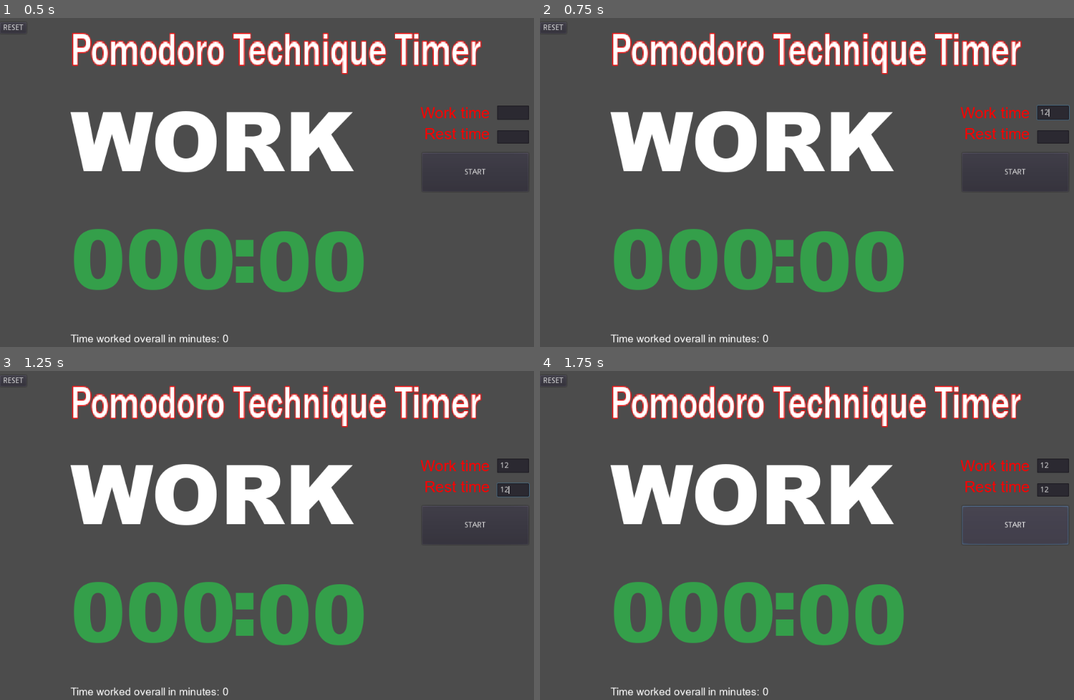
Above: before the commit, frames 1-4 (two rows, left to right).
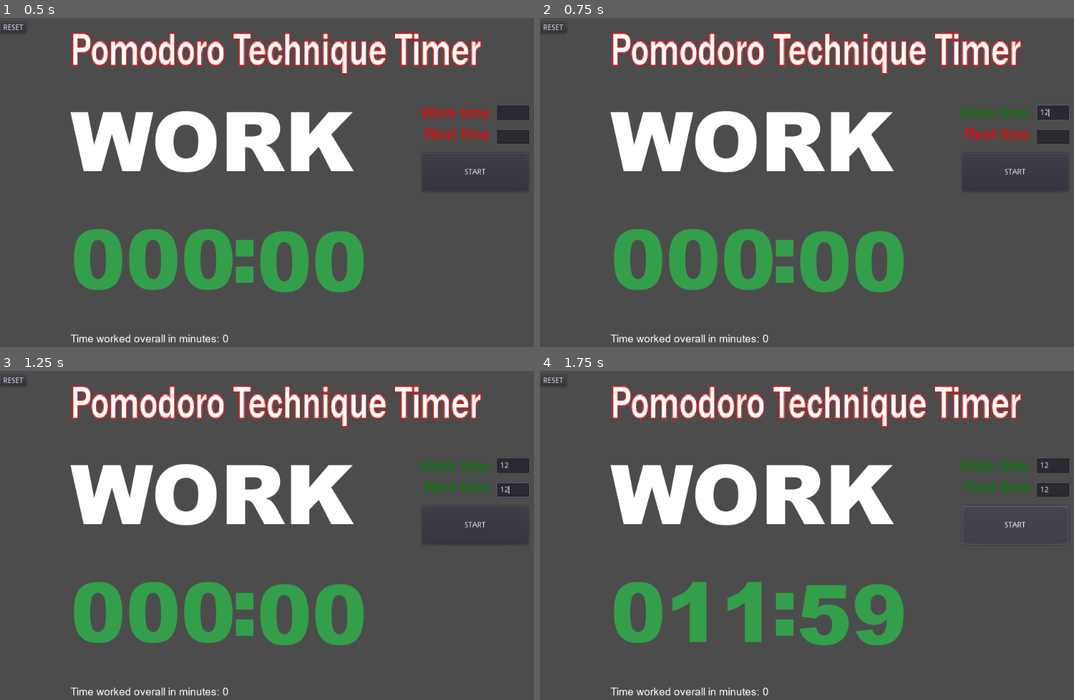
Above: after the commit, the same moments.

Repository: frumsrekovni/pomodoro_technique_timer
Game: Godot game, scene res://Pomodoro_Technique_Timer_Interface.tscn
The game is run twice, just before and just after one commit, with the same random seed, the same clock (stepped at 60 frames per second) and the same inputs.
Inputs (mouse positions are in pixels of both pictures, inside the frame that each line leads up to):
- Up to frame 1 (0.5 s): no input
- Up to frame 2 (0.75 s): click (1052, 113) at 0.52 s; type "12" at 0.6 s
- Up to frame 3 (1.25 s): click (512, 489) at 0.75 s; type "12" at 0.83 s
- Up to frame 4 (1.75 s): click "START" at 1.25 s

Frame 1 is identical in both runs. In frame 2, 0.2% of the frame differs, in the area x 78-92%, y 27-31%; in frame 3, 0.4%; in frame 4, 3.0%, in the area x 24-92%, y 27-84%.

Commit message:
inputbuffer checks valid numbers and start button is more logical

Diff:
--- a/Pomodoro_Technique_Timer_Interface.gd
+++ b/Pomodoro_Technique_Timer_Interface.gd
@@ -68,6 +68,10 @@
 
 
 func _on_Button_pressed() -> void:
+	work_time_minutes_in_seconds = int($work_time_input_buffer.text)*60
+	work_time.set_wait_time(work_time_minutes_in_seconds)
+	rest_time_minutes_in_seconds = int($break_time_input_buffer.text)*60
+	break_time.set_wait_time(rest_time_minutes_in_seconds)
 	work_time.start()
 	time_start = OS.get_ticks_msec()
 	time_to_work = true
@@ -82,31 +86,23 @@
 	work_time.set_wait_time(int(new_text))
 
 
-
-func _on_break_time_input_buffer_text_entered(new_text: String) -> void:
-	rest_time_minutes_in_seconds = int(new_text)*60
-	break_time.set_wait_time(rest_time_minutes_in_seconds)
-	#break_time.set_wait_time(5)
-	$break_time_label.bbcode_text = ("[color=green]"+$break_time_label.text+"[/color]")
-
-
-func _on_work_time_input_buffer_text_entered(new_text: String) -> void:
-	work_time_minutes_in_seconds = int(new_text)*60
-	work_time.set_wait_time(work_time_minutes_in_seconds)
-	#work_time.set_wait_time(5)
-	$work_time_label.bbcode_text = ("[color=green]"+$work_time_label.text+"[/color]")
-
-
 func _on_Break_timer_timeout() -> void:
 	break_time.stop()
 
 
 func _on_work_time_input_buffer_text_changed(new_text: String) -> void:
-	$work_time_label.bbcode_text = ("[color=red]"+$work_time_label.text+"[/color]")
+	if(_accepted_value_check(new_text)):
+		$work_time_label.bbcode_text = ("[color=green]"+$work_time_label.text+"[/color]")
+	else:
+		$work_time_label.bbcode_text = ("[color=red]"+$work_time_label.text+"[/color]")
+
 
 
 func _on_break_time_input_buffer_text_changed(new_text: String) -> void:
-	$break_time_label.bbcode_text = ("[color=red]"+$break_time_label.text+"[/color]")
+	if(_accepted_value_check(new_text)):
+		$break_time_label.bbcode_text = ("[color=green]"+$break_time_label.text+"[/color]")
+	else:
+		$break_time_label.bbcode_text = ("[color=red]"+$break_time_label.text+"[/color]")
 
 
 func _on_Reset_pressed() -> void:
@@ -126,3 +122,10 @@
 	save_file.open("total_time_studied",File.WRITE)
 	save_file.store_line(to_json(total_work_time_overall))
 	save_file.close()
+
+func _accepted_value_check(value: String):
+	var x = int(value)
+	if((x < 1000) && (x >= 0) && (value.is_valid_integer())):
+		return true
+	else:
+		return false
--- a/Pomodoro_Technique_Timer_Interface.tscn
+++ b/Pomodoro_Technique_Timer_Interface.tscn
@@ -196,6 +196,4 @@
 [connection signal="timeout" from="Break_timer" to="." method="_on_Break_timer_timeout"]
 [connection signal="timeout" from="Work_timer" to="." method="_on_Work_timer_timeout"]
 [connection signal="text_changed" from="work_time_input_buffer" to="." method="_on_work_time_input_buffer_text_changed"]
-[connection signal="text_entered" from="work_time_input_buffer" to="." method="_on_work_time_input_buffer_text_entered"]
 [connection signal="text_changed" from="break_time_input_buffer" to="." method="_on_break_time_input_buffer_text_changed"]
-[connection signal="text_entered" from="break_time_input_buffer" to="." method="_on_break_time_input_buffer_text_entered"]
--- a/project.godot
+++ b/project.godot
@@ -14,6 +14,14 @@
 run/main_scene="res://Pomodoro_Technique_Timer_Interface.tscn"
 config/icon="res://pomodoro timer.png"
 
+[input]
+
+ui_focus_next={
+"deadzone": 0.5,
+"events": [ Object(InputEventKey,"resource_local_to_scene":false,"resource_name":"","device":0,"alt":false,"shift":false,"control":false,"meta":false,"command":false,"pressed":false,"scancode":16777218,"physical_scancode":0,"unicode":0,"echo":false,"script":null)
+ ]
+}
+
 [physics]
 
 common/enable_pause_aware_picking=true
Not shown, changed: total_time_studied
